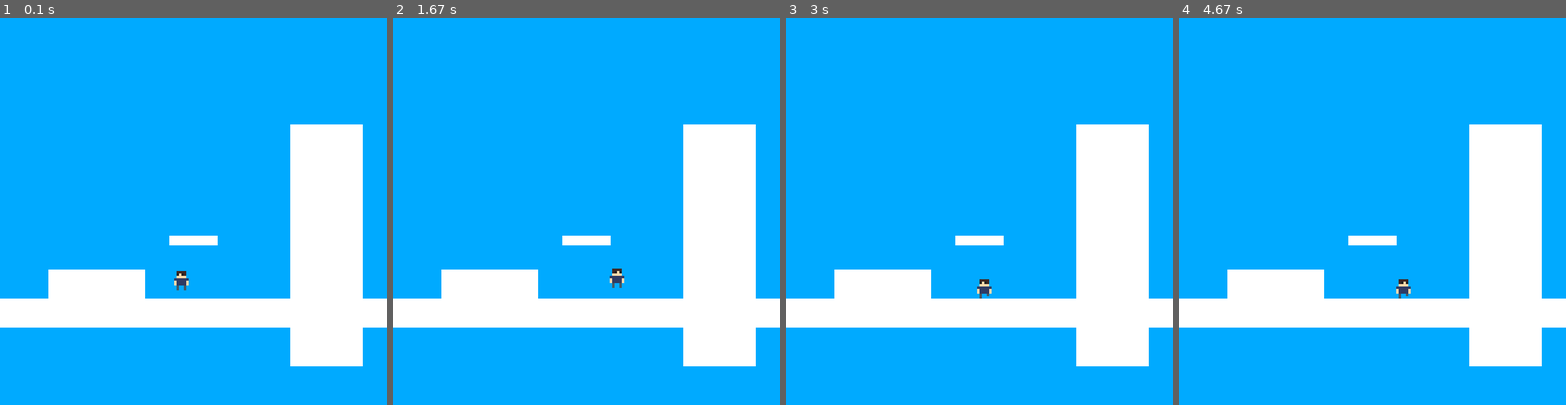
Above: before the commit, frames 1-4 (left to right).
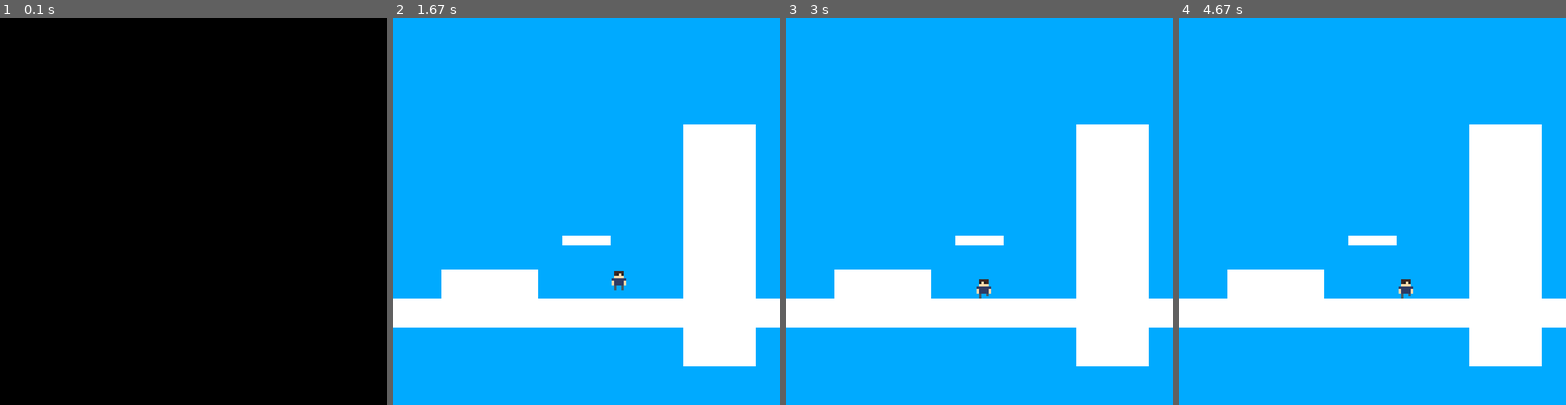
Above: after the commit, the same moments.

Repository: Maruselo/Pygame-Project
Game: pygame game, started from Rowan Quest/rowanquest.py
Two runs of this game, one before a commit and one after it. Both use one fixed random seed, a clock stepped at 60 frames per second and the inputs below.
Inputs:
- Up to frame 1 (0.1 s): no input
- Up to frame 2 (1.67 s): tap Enter at 0.33 s; hold Space 0.67-1.13 s; hold Right 0.67-1.13 s
- Up to frame 3 (3 s): hold Right 1.67-2.13 s; hold A 2.17-2.7 s; hold Left from 2.73 s (still down)
- Up to frame 4 (4.67 s): release Left at 3.13 s; hold D 3.17-3.8 s; hold Left 3.83-4.3 s; hold D from 4.33 s (still down)

The runs differ from the first frame. In frame 1, 100% of the frame differs, in the area x 0-100%, y 0-100%; in frame 2, 0.1%; in frame 3, less than 0.1%; in frame 4, 0.1%.

Commit message:
Add files via upload

Diff:
--- a/Rowan Quest/rowanquest.py
+++ b/Rowan Quest/rowanquest.py
@@ -7,10 +7,11 @@
 WINHEIGHT = 800
 PLAYERHEIGHT = 8
 PLAYERWIDTH = 6
-TILESIZE = 8
+TILESIZEX = 8
+TILESIZEY = 8
 PLAYERSIZEX = 30
 PLAYERSIZEY = 40
-SPAWNPOINT = (360, 520)
+SPAWNPOINT = (360, 540)
 RANGERATE = 0.15
 MAXRANGE = 4
 JUMPRATE = -0.25
@@ -29,13 +30,17 @@
 RIGHT = "right"
 
 def main():
-
-    global FPSCLOCK, DISPLAYSURF, animation_frames
+    global FPSCLOCK, DISPLAYSURF, BASICFONT, animation_frames
+
+
     pygame.init()
     FPSCLOCK = pygame.time.Clock()
+
     DISPLAYSURF = pygame.display.set_mode((WINWIDTH, WINHEIGHT))
     pygame.display.set_caption("Rowan Quest")
     DISPLAYSURF.fill(BGCOLOR)
+
+    # BASICFONT = pygame.font.Font('freesansbold.tff', 18)
 
     animation_frames = {}
     animation_database = {'idle':   load_animation('animations/idle', [100, 10]),
@@ -47,15 +52,18 @@
                           }
 
     game_map = load_map('tilemaps/map0')
-    print(game_map)
+
     tiles = [pygame.Rect(0, 580, WINWIDTH, 60), pygame.Rect(100, 520, 200, 100), pygame.Rect(350, 450, 100, 20), pygame.Rect(600, 220, 150, 500)]
     player = {'surface': None,
               'facing': LEFT,
               'x': SPAWNPOINT[0],
               'y': SPAWNPOINT[1],
               'action': 'idle',
-              'frame': 0
+              'frame': 0,
              }
+
+    ## START SCREEN HERE ##
+    start_screen()
 
     flip = False
     moveLeft = False
@@ -94,13 +102,47 @@
             pygame.draw.rect(DISPLAYSURF, (255, 255, 255), tile)
 
 
+        for event in pygame.event.get():
+            if event.type == QUIT:
+                terminate()
+
+            elif event.type == KEYDOWN:
+                if event.key == K_ESCAPE:
+                    terminate()
+                if not hasCrashed:
+                    if event.key in (K_LEFT, K_a):
+                        moveLeft = True
+                        moveRight = False
+                        if player['facing'] == RIGHT and isGrounded:
+                            flip = False
+                        player['facing'] = LEFT
+                    elif event.key in (K_RIGHT, K_d):
+                        moveLeft = False
+                        moveRight = True
+                        if player['facing'] == LEFT and isGrounded:
+                            flip = True
+                        player['facing'] = RIGHT
+                    elif event.key == K_SPACE:
+                        if not isCharging and isGrounded:
+                            isCharging = True
+
+            elif event.type == KEYUP:
+                if not hasCrashed:
+                    if event.key in (K_LEFT, K_a):
+                        moveLeft = False
+                    elif event.key in (K_RIGHT, K_d):
+                        moveRight = False
+                    elif event.key == K_SPACE:
+                        if isCharging:
+                            velocityY = jumpPower
+                            jumpPower = 0
+                            isJumping = True
+                            isGrounded = False
+                            isCharging = False
+                            inAir = True
+
         movement = [0, 0]
-        if not isCharging and not isJumping and isGrounded and not hasCrashed:
-            if moveRight:
-                movement[0] += velocityX
-            elif moveLeft:
-                movement[0] -= velocityX
-        elif isCharging and not isJumping and isGrounded:
+        if isCharging:
             if moveRight:
                 xrange += RANGERATE
                 if xrange > MAXRANGE:
@@ -109,33 +151,42 @@
                 xrange -= RANGERATE
                 if xrange < -MAXRANGE:
                     xrange = -MAXRANGE
-        elif not isCharging and isJumping and not isGrounded:
-            movement[0] += xrange
-
-        if not isCharging and not isJumping and isGrounded:
-            xrange = 0
-
-        if isCharging:
-            player['action'], player['frame'] = change_action(player['action'], player['frame'], 'charge')
             jumpPower += JUMPRATE
-            if jumpPower < MAXJUMP:
+            if jumpPower <= MAXJUMP:
                 velocityY = jumpPower
-                jumpPower = 0
                 isJumping = True
                 isGrounded = False
                 isCharging = False
-
-        if inAir and not hasBounced:
-            player['action'], player['frame'] = change_action(player['action'], player['frame'], 'jump')
+                inAir = True
+                jumpPower = 0
+        elif isJumping:
+            movement[0] += xrange
+        elif isGrounded:
+            if moveRight:
+                movement[0] += velocityX
+            elif moveLeft:
+                movement[0] -= velocityX
+        elif inAir:
+            movement[0] = 1
+
+        if isGrounded and not isCharging:
+            xrange = 0
 
         movement[1] += velocityY
         velocityY += GRAVITY
         if velocityY > MAXGRAVITY:
             velocityY = MAXGRAVITY
 
-        if abs(movement[0]) > 0 and isGrounded:
+
+        if isCharging:
+            player['action'], player['frame'] = change_action(player['action'], player['frame'], 'charge')
+
+        elif (inAir or isJumping) and not hasBounced:
+            player['action'], player['frame'] = change_action(player['action'], player['frame'], 'jump')
+
+        elif abs(movement[0]) > 0 and isGrounded:
             player['action'], player['frame'] = change_action(player['action'], player['frame'], 'walk')
-        elif movement[0] == 0 and not isCharging and not hasCrashed:
+        elif movement[0] == 0 and not hasCrashed:
             player['action'], player['frame'] = change_action(player['action'], player['frame'], 'idle')
 
 
@@ -161,69 +212,53 @@
                 flip = True
             elif player['facing'] == LEFT:
                 flip = False
+        else:
+            inAir = True
+            isGrounded = False
+
         if collisions['top']:
             velocityY = 1
             xrange /= 2
-        if collisions['left']:
-            if not isGrounded:
+        if collisions['left'] and inAir:
                 xrange *= BOUNCERATE
                 hasBounced = True
                 player['action'], player['frame'] = change_action(player['action'], player['frame'], 'bounce')
-        if collisions['right']:
-            if not isGrounded:
+        if collisions['right'] and inAir:
                 xrange *= BOUNCERATE
                 hasBounced = True
                 player['action'], player['frame'] = change_action(player['action'], player['frame'], 'bounce')
-        if collisions['border']:
-            if not isGrounded:
+        if collisions['border'] and inAir:
                 xrange *= BOUNCERATE
                 hasBounced = True
                 player['action'], player['frame'] = change_action(player['action'], player['frame'], 'bounce')
 
 
+        pygame.display.update()
+        FPSCLOCK.tick(FPS)
+
+def terminate():
+    pygame.quit()
+    sys.exit()
+
+
+def start_screen():
+    titleImage = pygame.transform.scale(pygame.image.load('tiles/backgrounds/bg0.png'), [TILESIZEX, TILESIZEY])
+    titleRect = titleImage.get_rect()
+    titleRect.topleft = (0, 0)
+    DISPLAYSURF.fill(BGCOLOR)
+    DISPLAYSURF.blit(titleImage, titleRect)
+
+    while True:
         for event in pygame.event.get():
             if event.type == QUIT:
-                pygame.quit()
-                sys.exit()
-
+                terminate()
             elif event.type == KEYDOWN:
-                if not hasCrashed:
-                    if event.key in (K_LEFT, K_a):
-                        moveLeft = True
-                        moveRight = False
-                        if player['facing'] == RIGHT and isGrounded:
-                            flip = False
-                        player['facing'] = LEFT
-                    elif event.key in (K_RIGHT, K_d):
-                        moveLeft = False
-                        moveRight = True
-                        if player['facing'] == LEFT and isGrounded:
-                            flip = True
-                        player['facing'] = RIGHT
-                    elif event.key == K_SPACE:
-                        if not isJumping and isGrounded:
-                            isGrounded = False
-                            isJumping = True
-                            isCharging = True
-
-            elif event.type == KEYUP:
-                if not hasCrashed:
-                    if event.key in (K_LEFT, K_a):
-                        moveLeft = False
-                    elif event.key in (K_RIGHT, K_d):
-                        moveRight = False
-                    elif event.key == K_SPACE:
-                        if not isJumping and isGrounded:
-                            velocityY = jumpPower
-                            jumpPower = 0
-                            isJumping = True
-                            isGrounded = False
-                            isCharging = False
-                            inAir = True
-
-        pygame.display.update()
-        FPSCLOCK.tick(FPS)
-
+                if event.key == K_ESCAPE:
+                    terminate()
+                return
+
+    pygame.display.update()
+    FPSCLOCK.tick(FPS)
 
 def load_map(path):
     map_file = open(path + ".txt", 'r')
@@ -244,7 +279,7 @@
     for frame in frame_durations:
         animation_frame_id = animation_name + str(n)
         img_loc = path + "/" + animation_frame_id + ".png"
-        animation_image = pygame.image.load(img_loc)
+        animation_image = pygame.image.load(img_loc).convert()
         animation_image.set_colorkey(WHITE)
         animation_frames[animation_frame_id] = animation_image.copy()
 
--- /dev/null
+++ b/Rowan Quest/untitled1.py
@@ -0,0 +1,345 @@
+import pygame, sys, time
+from pygame.locals import *
+
+
+FPS = 60
+WINWIDTH = 800
+WINHEIGHT = 800
+PLAYERHEIGHT = 8
+PLAYERWIDTH = 6
+TILESIZEX = 8
+TILESIZEY = 8
+PLAYERSIZEX = 30
+PLAYERSIZEY = 40
+SPAWNPOINT = (360, 540)
+RANGERATE = 0.15
+MAXRANGE = 4
+JUMPRATE = -0.25
+MAXJUMP = -10
+GRAVITY = 0.25
+MAXGRAVITY = 10
+BOUNCERATE = -0.4
+CRASHSTUN = 2
+
+BLUE = (0, 170, 255)
+WHITE = (255, 255, 255)
+
+BGCOLOR = BLUE
+
+LEFT = "left"
+RIGHT = "right"
+
+def main():
+    global FPSCLOCK, DISPLAYSURF, BASICFONT, animation_frames
+
+
+    pygame.init()
+    FPSCLOCK = pygame.time.Clock()
+
+    DISPLAYSURF = pygame.display.set_mode((WINWIDTH, WINHEIGHT))
+    pygame.display.set_caption("Rowan Quest")
+    DISPLAYSURF.fill(BGCOLOR)
+
+    # BASICFONT = pygame.font.Font('freesansbold.tff', 18)
+
+    animation_frames = {}
+    animation_database = {'idle':   load_animation('animations/idle', [100, 10]),
+                          'walk':   load_animation('animations/walk', [5, 10, 10]),
+                          'charge': load_animation('animations/charge', [1]),
+                          'jump':   load_animation('animations/jump', [1]),
+                          'bounce': load_animation('animations/bounce', [1]),
+                          'crash':  load_animation('animations/crash', [1])
+                          }
+
+    game_map = load_map('tilemaps/map0')
+
+    tiles = [pygame.Rect(0, 580, WINWIDTH, 60), pygame.Rect(100, 520, 200, 100), pygame.Rect(350, 450, 100, 20), pygame.Rect(600, 220, 150, 500)]
+    player = {'surface': None,
+              'facing': LEFT,
+              'x': SPAWNPOINT[0],
+              'y': SPAWNPOINT[1],
+              'action': 'idle',
+              'frame': 0,
+             }
+
+    ## START SCREEN HERE ##
+    start_screen()
+
+    flip = False
+    moveLeft = False
+    moveRight = False
+    isJumping = False
+    isGrounded = False
+    isCharging = False
+    inAir = False
+    hasBounced  = False
+    hasCrashed = False
+    crashTime = 0
+    velocityX = 3
+    velocityY = 0
+    xrange = 0
+    jumpPower = 0
+
+    player['rect'] = pygame.Rect((player['x'], player['y'], PLAYERSIZEX, PLAYERSIZEY))
+
+
+    while True:
+
+        DISPLAYSURF.fill(BGCOLOR)
+        player_img_id = animation_database[player['action']][player['frame']]
+        if player['action'] != 'crash':
+            player['surface'] = pygame.transform.scale(animation_frames[player_img_id], [PLAYERSIZEX, PLAYERSIZEY])
+        else:
+            player['surface'] = pygame.transform.scale(animation_frames[player_img_id], [PLAYERSIZEY, PLAYERSIZEY])
+        DISPLAYSURF.blit(pygame.transform.flip(player['surface'], flip, False), player['rect'])
+
+        player['frame'] += 1
+        if player['frame'] >= len(animation_database[player['action']]):
+            player['frame'] = 0
+
+
+        for tile in tiles:
+            pygame.draw.rect(DISPLAYSURF, (255, 255, 255), tile)
+
+
+        for event in pygame.event.get():
+            if event.type == QUIT:
+                terminate()
+
+            elif event.type == KEYDOWN:
+                if event.key == K_ESCAPE:
+                    terminate()
+                if not hasCrashed:
+                    if event.key in (K_LEFT, K_a):
+                        moveLeft = True
+                        moveRight = False
+                        if player['facing'] == RIGHT and isGrounded:
+                            flip = False
+                        player['facing'] = LEFT
+                    elif event.key in (K_RIGHT, K_d):
+                        moveLeft = False
+                        moveRight = True
+                        if player['facing'] == LEFT and isGrounded:
+                            flip = True
+                        player['facing'] = RIGHT
+                    elif event.key == K_SPACE:
+                        if not isCharging and isGrounded:
+                            isCharging = True
+
+            elif event.type == KEYUP:
+                if not hasCrashed:
+                    if event.key in (K_LEFT, K_a):
+                        moveLeft = False
+                    elif event.key in (K_RIGHT, K_d):
+                        moveRight = False
+                    elif event.key == K_SPACE:
+                        if isCharging:
+                            velocityY = jumpPower
+                            jumpPower = 0
+                            isJumping = True
+                            isGrounded = False
+                            isCharging = False
+                            inAir = True
+
+        movement = [0, 0]
+        if isCharging:
+            if moveRight:
+                xrange += RANGERATE
+                if xrange > MAXRANGE:
+                    xrange = MAXRANGE
+            elif moveLeft:
+                xrange -= RANGERATE
+                if xrange < -MAXRANGE:
+                    xrange = -MAXRANGE
+            jumpPower += JUMPRATE
+            if jumpPower <= MAXJUMP:
+                velocityY = jumpPower
+                isJumping = True
+                isGrounded = False
+                isCharging = False
+                inAir = True
+                jumpPower = 0
+        elif isJumping:
+            movement[0] += xrange
+        elif isGrounded:
+            if moveRight:
+                movement[0] += velocityX
+            elif moveLeft:
+                movement[0] -= velocityX
+        elif inAir:
+            movement[0] = 1
+
+        if isGrounded and not isCharging:
+            xrange = 0
+
+        movement[1] += velocityY
+        velocityY += GRAVITY
+        if velocityY > MAXGRAVITY:
+            velocityY = MAXGRAVITY
+
+
+        if isCharging:
+            player['action'], player['frame'] = change_action(player['action'], player['frame'], 'charge')
+
+        elif (inAir or isJumping) and not hasBounced:
+            player['action'], player['frame'] = change_action(player['action'], player['frame'], 'jump')
+
+        elif abs(movement[0]) > 0 and isGrounded:
+            player['action'], player['frame'] = change_action(player['action'], player['frame'], 'walk')
+        elif movement[0] == 0 and not hasCrashed:
+            player['action'], player['frame'] = change_action(player['action'], player['frame'], 'idle')
+
+
+        player['rect'], collisions = move(player['rect'], movement, tiles)
+
+        if collisions['bottom']:
+            if velocityY == MAXGRAVITY:
+                hasCrashed = True
+                moveLeft = False
+                moveRight = False
+                player['action'], player['frame'] = change_action(player['action'], player['frame'], 'crash')
+            if hasCrashed:
+                crashTime += FPSCLOCK.get_time() / 1000
+                if crashTime >= CRASHSTUN:
+                    hasCrashed = False
+                    crashTime = 0
+            velocityY = 1
+            isJumping = False
+            isGrounded = True
+            inAir = False
+            hasBounced = False
+            if player['facing'] == RIGHT:
+                flip = True
+            elif player['facing'] == LEFT:
+                flip = False
+        else:
+            inAir = True
+            isGrounded = False
+
+        if collisions['top']:
+            velocityY = 1
+            xrange /= 2
+        if collisions['left'] and inAir:
+                xrange *= BOUNCERATE
+                hasBounced = True
+                player['action'], player['frame'] = change_action(player['action'], player['frame'], 'bounce')
+        if collisions['right'] and inAir:
+                xrange *= BOUNCERATE
+                hasBounced = True
+                player['action'], player['frame'] = change_action(player['action'], player['frame'], 'bounce')
+        if collisions['border'] and inAir:
+                xrange *= BOUNCERATE
+                hasBounced = True
+                player['action'], player['frame'] = change_action(player['action'], player['frame'], 'bounce')
+
+
+        pygame.display.update()
+        FPSCLOCK.tick(FPS)
+
+def terminate():
+    pygame.quit()
+    sys.exit()
+
+
+def start_screen():
+    titleImage = pygame.transform.scale(pygame.image.load('tiles/backgrounds/bg0.png'), [TILESIZEX, TILESIZEY])
+    titleRect = titleImage.get_rect()
+    titleRect.topleft = (0, 0)
+    DISPLAYSURF.fill(BGCOLOR)
+    DISPLAYSURF.blit(titleImage, titleRect)
+
+    while True:
+        for event in pygame.event.get():
+            if event.type == QUIT:
+                terminate()
+            elif event.type == KEYDOWN:
+                if event.key == K_ESCAPE:
+                    terminate()
+                return
+
+    pygame.display.update()
+    FPSCLOCK.tick(FPS)
+
+def load_map(path):
+    map_file = open(path + ".txt", 'r')
+    map_data = map_file.read()
+    map_file.close()
+    map_data = map_data.split("\n")
+    game_map = []
+    for row in map_data:
+        game_map.append(list(row))
+
+    return game_map
+
+def load_animation(path, frame_durations):
+    global animation_frames
+    animation_name = path.split('/')[-1]
+    animation_frame_data = []
+    n = 0
+    for frame in frame_durations:
+        animation_frame_id = animation_name + str(n)
+        img_loc = path + "/" + animation_frame_id + ".png"
+        animation_image = pygame.image.load(img_loc).convert()
+        animation_image.set_colorkey(WHITE)
+        animation_frames[animation_frame_id] = animation_image.copy()
+
+        for i in range(frame):
+            animation_frame_data.append(animation_frame_id)
+        n += 1
+
+    return animation_frame_data
+
+
+def change_action(cur_action, frame, new_action):
+    if cur_action != new_action:
+        cur_action = new_action
+        frame = 0
+
+    return cur_action, frame
+
+
+def collision_test(rect, tiles):
+    collisions = []
+
+    for tile in tiles:
+        if rect.colliderect(tile):
+            collisions.append(tile)
+
+    return collisions
+
+
+
+def move(rect, movement, tiles):
+    collision_types = {'top': False, 'bottom': False, 'left': False, 'right': False, 'border': False}
+
+    rect.x += movement[0]
+    collisions = collision_test(rect, tiles)
+    if rect.left <= 0:
+        rect.left = 0
+        collision_types['border'] = True
+    elif rect.right >= WINWIDTH:
+        rect.right = WINWIDTH
+        collision_types['border'] = True
+
+    for tile in collisions:
+        if movement[0] > 0:
+            rect.right = tile.left
+            collision_types['right'] = True
+        elif movement[0] < 0:
+            rect.left = tile.right
+            collision_types['left'] = True
+
+    rect.y += movement[1]
+    collisions = collision_test(rect, tiles)
+    for tile in collisions:
+        if movement[1] > 0:
+            rect.bottom = tile.top
+            collision_types['bottom'] = True
+        elif movement[1] < 0:
+            rect.top = tile.bottom
+            collision_types['top'] = True
+
+    return rect, collision_types
+
+if __name__ == '__main__':
+    main()
